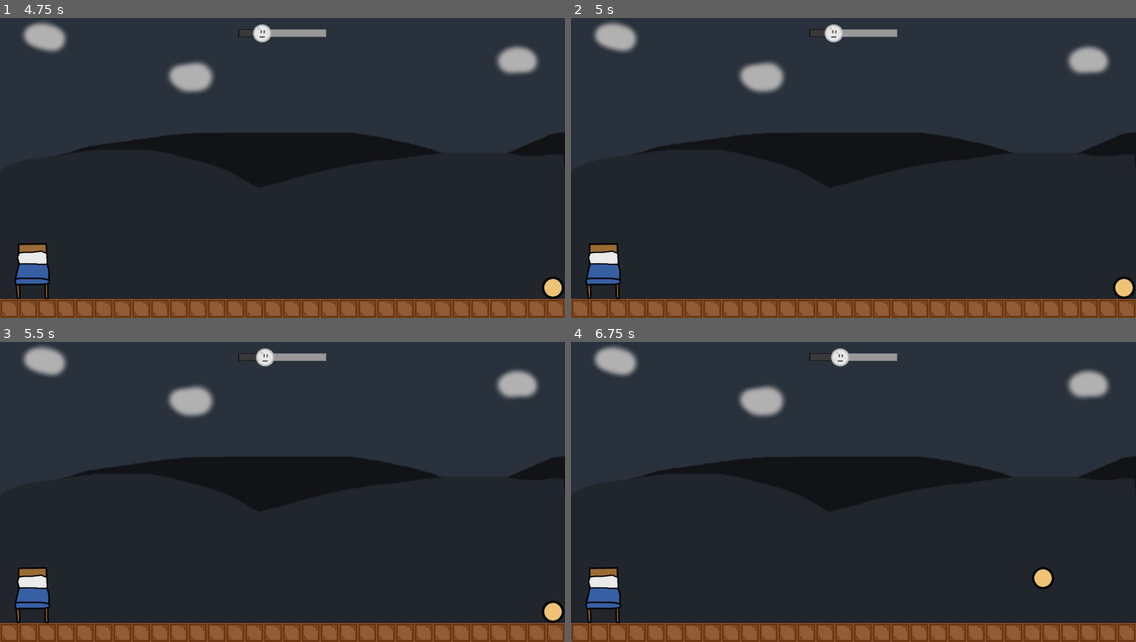
Above: before the commit, frames 1-4 (two rows, left to right).
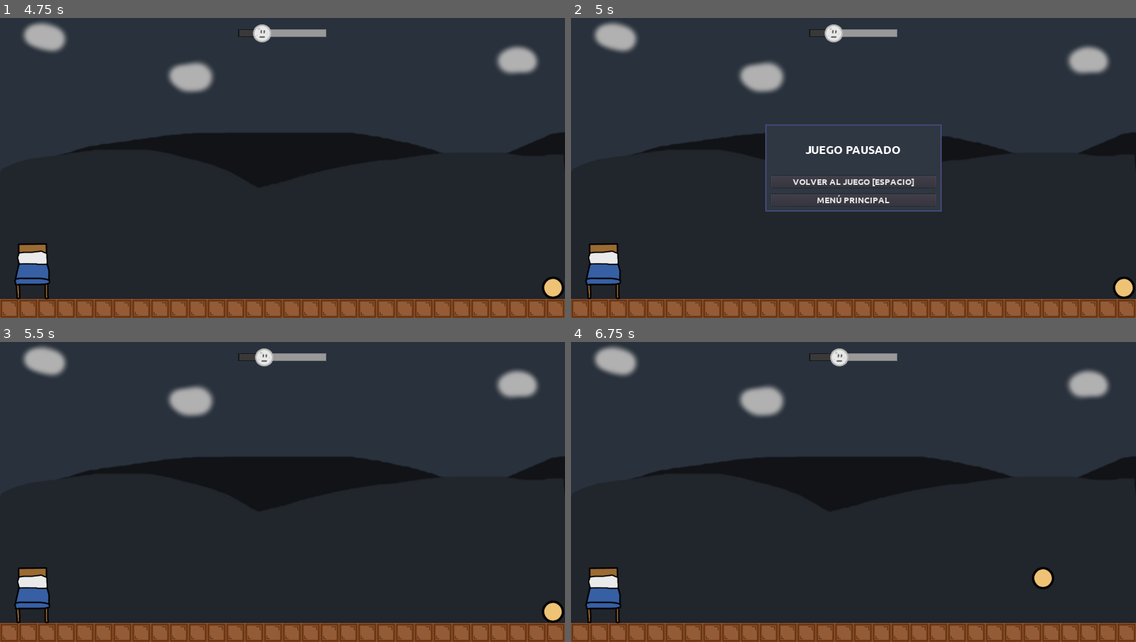
Above: after the commit, the same moments.

Repository: moisesjbc/a-la-cama
Game: Godot game, scene res://gui/menus/main_menu/main_menu.tscn
Two runs of this game, one before a commit and one after it. Both use one fixed random seed, a clock stepped at 60 frames per second and the inputs below.
Inputs (mouse positions are in pixels of both pictures, inside the frame that each line leads up to):
- Up to frame 1 (4.75 s): click "JUGAR" at 0.5 s; tap Enter at 1.25 s; hold D (ui_right) 1.28-2.78 s; tap Space at 1.35, 1.52, 1.82, 2.1, 2.27, 2.57, 2.85, 3.6, 3.77, 4.07, 4.35, 4.52 s; hold A (ui_left) 2.78-3.53 s; hold D (ui_right) from 3.53 s (still down)
- Up to frame 2 (5 s): keep holding D (ui_right); tap Space at 4.82 s; tap Escape at 4.9 s
- Up to frame 3 (5.5 s): release D (ui_right) at 5 s; click (282, 507) at 5 s, where only the run after the commit has a clickable "VOLVER AL JUEGO [ESPACIO]"
- Up to frame 4 (6.75 s): tap Space at 5.75, 5.85, 6.02, 6.32, 6.6 s; hold A (ui_left) 5.78-6.53 s; hold D (ui_right) from 6.53 s (still down)

Frame 1 is identical in both runs. In frame 2, 6.1% of the frame differs, in the area x 34-66%, y 35-65%; in frame 3, less than 0.1%; in frame 4, less than 0.1%.

Commit message:
Add pause menu

Diff:
--- /dev/null
+++ b/godot-project/gameplay/gui/pause_menu/pause_menu.gd
@@ -0,0 +1,25 @@
+extends CenterContainer
+
+
+func start():
+	get_tree().paused = true
+	visible = true
+
+
+func stop():
+	get_tree().paused = false
+	visible = false
+
+
+func _on_resume_game_button_pressed():
+	stop()
+
+
+func _input(event):
+	if event is InputEventKey and (event.scancode == KEY_SPACE) and not event.pressed:
+		_on_resume_game_button_pressed()
+
+
+func _on_main_menu_button_pressed():
+	stop()
+	get_tree().change_scene("res://gui/menus/main_menu/main_menu.tscn")
--- /dev/null
+++ b/godot-project/gameplay/gui/pause_menu/pause_menu.tscn
@@ -0,0 +1,59 @@
+[gd_scene load_steps=5 format=2]
+
+[ext_resource path="res://styles/menu_panel_styles.tres" type="StyleBox" id=1]
+[ext_resource path="res://fonts/title_font.tres" type="DynamicFont" id=2]
+[ext_resource path="res://gui/button/button.tscn" type="PackedScene" id=3]
+[ext_resource path="res://gameplay/gui/pause_menu/pause_menu.gd" type="Script" id=4]
+
+[node name="pause_menu" type="CenterContainer"]
+pause_mode = 2
+anchor_right = 1.0
+anchor_bottom = 1.0
+script = ExtResource( 4 )
+
+[node name="panel" type="Panel" parent="."]
+margin_left = 660.0
+margin_top = 362.0
+margin_right = 1260.0
+margin_bottom = 662.0
+rect_min_size = Vector2( 600, 300 )
+custom_styles/panel = ExtResource( 1 )
+
+[node name="margin_container" type="MarginContainer" parent="panel"]
+anchor_right = 1.0
+anchor_bottom = 1.0
+custom_constants/margin_right = 20
+custom_constants/margin_top = 20
+custom_constants/margin_left = 20
+custom_constants/margin_bottom = 20
+
+[node name="vbox_container" type="VBoxContainer" parent="panel/margin_container"]
+margin_left = 20.0
+margin_top = 20.0
+margin_right = 580.0
+margin_bottom = 280.0
+custom_constants/separation = 20
+
+[node name="title" type="Label" parent="panel/margin_container/vbox_container"]
+margin_right = 560.0
+margin_bottom = 140.0
+size_flags_vertical = 3
+custom_fonts/font = ExtResource( 2 )
+text = "JUEGO PAUSADO"
+align = 1
+valign = 1
+
+[node name="resume_game_button" parent="panel/margin_container/vbox_container" instance=ExtResource( 3 )]
+margin_top = 160.0
+margin_right = 560.0
+margin_bottom = 200.0
+text = "VOLVER AL JUEGO [ESPACIO]"
+
+[node name="main_menu_button" parent="panel/margin_container/vbox_container" instance=ExtResource( 3 )]
+margin_top = 220.0
+margin_right = 560.0
+margin_bottom = 260.0
+text = "MENÚ PRINCIPAL"
+
+[connection signal="pressed" from="panel/margin_container/vbox_container/resume_game_button" to="." method="_on_resume_game_button_pressed"]
+[connection signal="pressed" from="panel/margin_container/vbox_container/main_menu_button" to="." method="_on_main_menu_button_pressed"]
--- a/godot-project/gameplay/main/main.gd
+++ b/godot-project/gameplay/main/main.gd
@@ -48,3 +48,8 @@
 
 func next_level():
 	start_level(current_level_index + 1)
+
+
+func _input(event):
+	if event is InputEventKey and event.scancode == KEY_ESCAPE and not event.pressed:
+		$front_gui/pause_menu.start()
--- a/godot-project/gameplay/main/main.tscn
+++ b/godot-project/gameplay/main/main.tscn
@@ -8,6 +8,7 @@
 [ext_resource path="res://gameplay/walls.tscn" type="PackedScene" id=6]
 [ext_resource path="res://gameplay/gui/timer/timer.tscn" type="PackedScene" id=7]
 [ext_resource path="res://gameplay/gui/level_end_screen/level_end_screen.tscn" type="PackedScene" id=8]
+[ext_resource path="res://gameplay/gui/pause_menu/pause_menu.tscn" type="PackedScene" id=9]
 
 [sub_resource type="ShaderMaterial" id=1]
 
@@ -40,6 +41,9 @@
 [node name="level_end_screen" parent="front_gui" instance=ExtResource( 8 )]
 visible = false
 
+[node name="pause_menu" parent="front_gui" instance=ExtResource( 9 )]
+visible = false
+
 [connection signal="player_died" from="player" to="." method="_on_player_player_died"]
 [connection signal="player_reached_bed" from="level" to="." method="_on_level_player_reached_bed"]
 [connection signal="time_ended" from="background_gui/time_counter" to="." method="_on_time_counter_time_ended"]
Not shown: 1 places in godot-project/gameplay/main/main.tscn that only renumber resources
